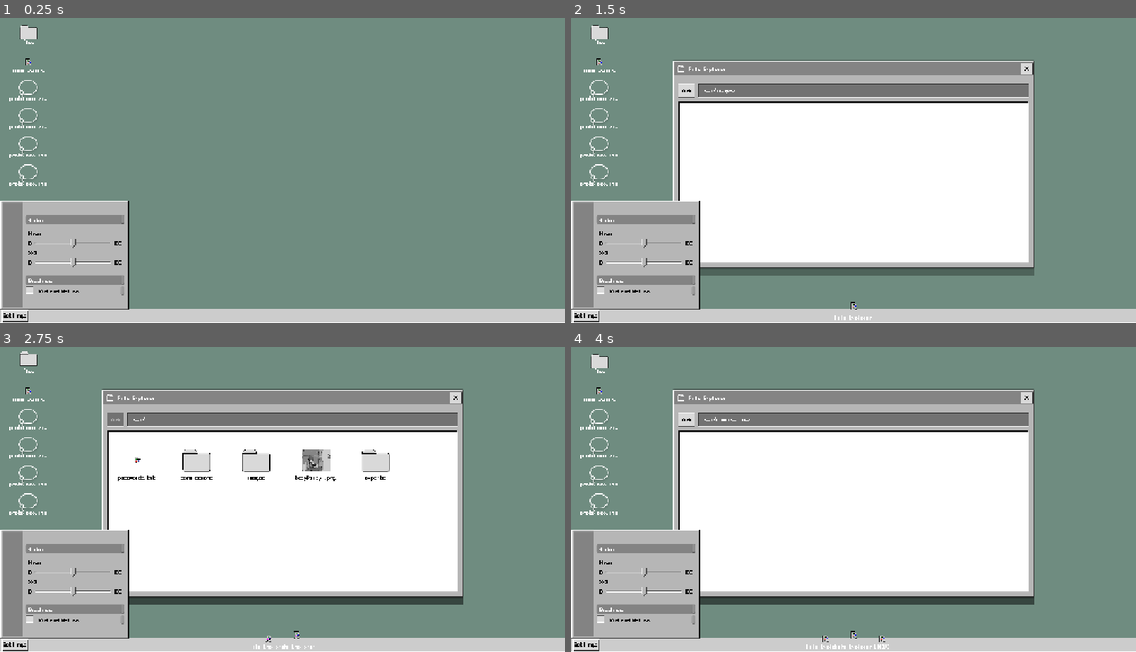
Above: before the commit, frames 1-4 (two rows, left to right).
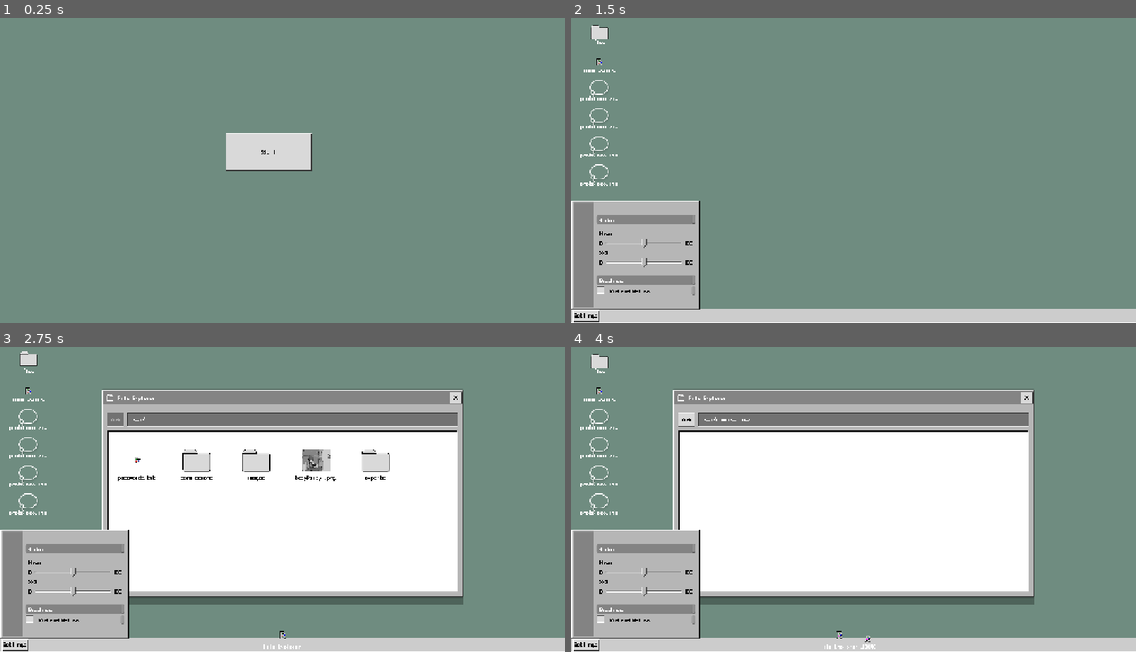
Above: after the commit, the same moments.

Repository: MunnChai/GMTKGameJam2025
Game: Godot game, scene res://game.tscn
The game is run twice, just before and just after one commit, with the same random seed, the same clock (stepped at 60 frames per second) and the same inputs.
Inputs (mouse positions are in pixels of both pictures, inside the frame that each line leads up to):
- Up to frame 1 (0.25 s): no input
- Up to frame 2 (1.5 s): click (599, 33) at 0.52 s; click (842, 152) at 1.25 s, where only the run after the commit has a clickable "Start"
- Up to frame 3 (2.75 s): click (28, 362) at 2.02 s
- Up to frame 4 (4 s): click "passwords.txt" at 2.75 s; click "commissions" at 3.5 s

The runs differ from the first frame. In frame 1, 13% of the frame differs, in the area x 0-100%, y 2-100%; in frame 2, 41%, in the area x 18-82%, y 13-100%; in frame 3, 1.6%; in frame 4, 1.7%.

Commit message:
start screen

Diff:
--- a/game/gmtkgamejam2025/desktop/desktop.tscn
+++ b/game/gmtkgamejam2025/desktop/desktop.tscn
@@ -39,6 +39,7 @@
 grow_vertical = 2
 mouse_filter = 2
 color = Color(0.435294, 0.54902, 0.501961, 1)
+metadata/_edit_use_anchors_ = true
 
 [node name="DesktopIcons" type="MarginContainer" parent="CanvasLayer"]
 anchors_preset = 15
--- a/game/gmtkgamejam2025/game.tscn
+++ b/game/gmtkgamejam2025/game.tscn
@@ -1,7 +1,7 @@
 [gd_scene load_steps=2 format=3 uid="uid://nc4dkxqnh35a"]
 
-[ext_resource type="PackedScene" uid="uid://dvrpk4wp2vd4u" path="res://desktop/desktop.tscn" id="1_80nbo"]
+[ext_resource type="PackedScene" uid="uid://c683yxhh0pau7" path="res://start_screen.tscn" id="2_e2o6t"]
 
 [node name="Game" type="Node2D"]
 
-[node name="Desktop" parent="." instance=ExtResource("1_80nbo")]
+[node name="StartScreen" parent="." instance=ExtResource("2_e2o6t")]
--- /dev/null
+++ b/game/gmtkgamejam2025/start_screen.gd
@@ -0,0 +1,12 @@
+class_name StartScreen
+extends Node2D
+
+@onready var start_button: Button = %StartButton
+
+const DesktopScene = preload("res://desktop/desktop.tscn")
+
+func _ready() -> void:
+	start_button.pressed.connect(on_start_pressed)
+
+func on_start_pressed() -> void:
+	get_tree().change_scene_to_packed(DesktopScene)
--- /dev/null
+++ b/game/gmtkgamejam2025/start_screen.tscn
@@ -0,0 +1,28 @@
+[gd_scene load_steps=3 format=3 uid="uid://c683yxhh0pau7"]
+
+[ext_resource type="Script" uid="uid://c8mviiu0bctu4" path="res://start_screen.gd" id="1_pevhg"]
+[ext_resource type="Theme" uid="uid://cuqmn3lhjdfe5" path="res://assets/themes/os_95.tres" id="2_pevhg"]
+
+[node name="StartScreen" type="Node2D"]
+script = ExtResource("1_pevhg")
+
+[node name="CanvasLayer" type="CanvasLayer" parent="."]
+
+[node name="DesktopBg" type="ColorRect" parent="CanvasLayer"]
+anchors_preset = 15
+anchor_right = 1.0
+anchor_bottom = 1.0
+grow_horizontal = 2
+grow_vertical = 2
+mouse_filter = 2
+color = Color(0.435294, 0.54902, 0.501961, 1)
+metadata/_edit_use_anchors_ = true
+
+[node name="StartButton" type="Button" parent="CanvasLayer"]
+unique_name_in_owner = true
+offset_left = 511.0
+offset_top = 289.0
+offset_right = 706.0
+offset_bottom = 376.0
+theme = ExtResource("2_pevhg")
+text = "Start"
Not shown, added: game/gmtkgamejam2025/start_screen.gd.uid
